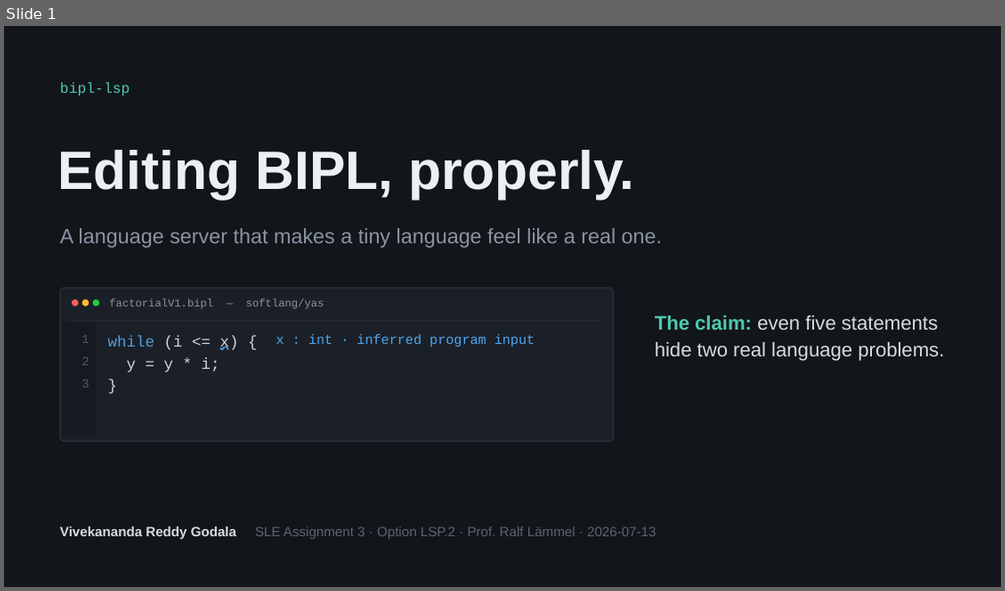
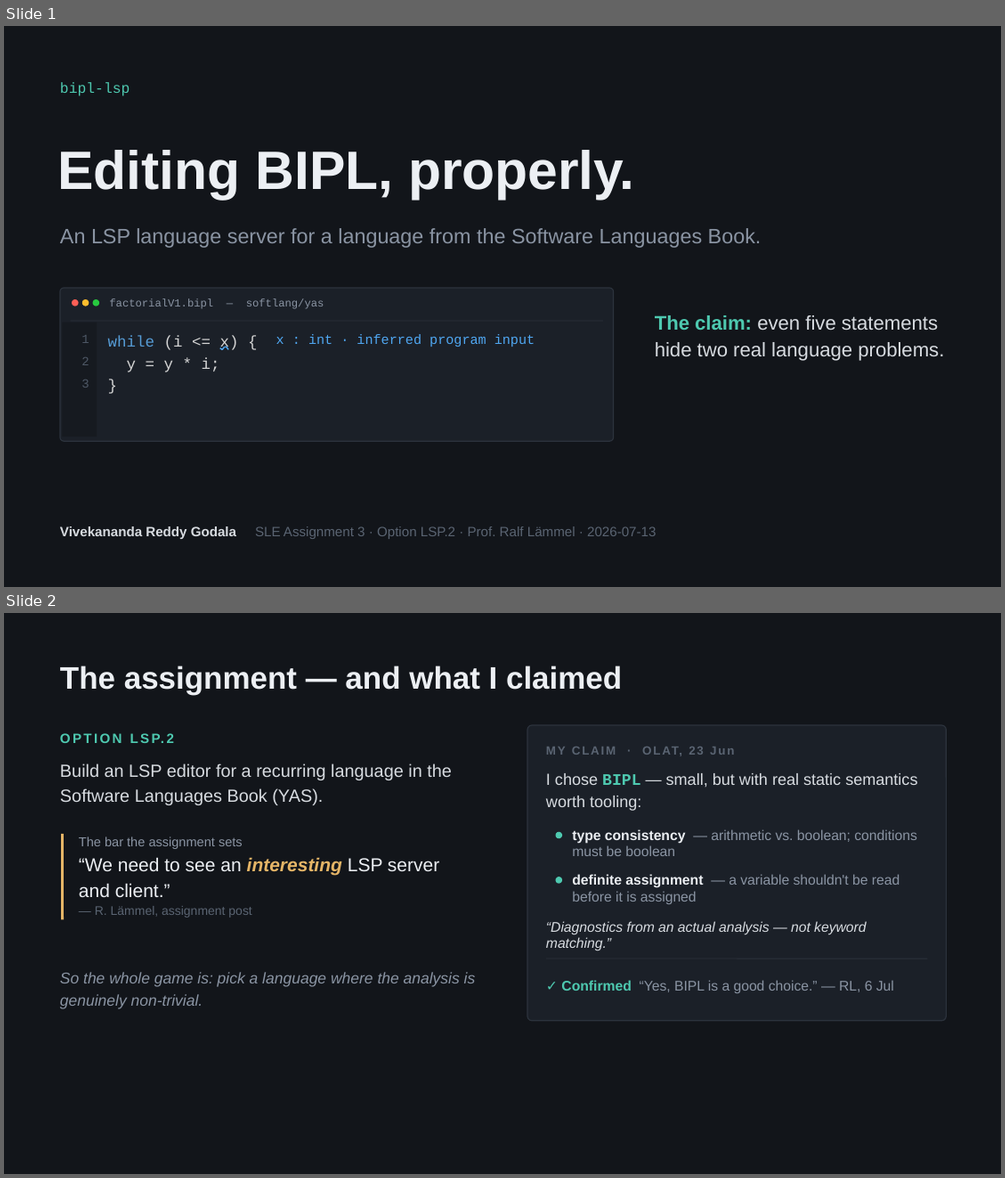
Before and after one commit to VivekanandaReddy3/sle-bipl-lsp, a slide deck: SLE_LSP_Vivekananda.pptx. Shown one above the other, each under a label of ours: slide 1 before the commit, slides 1 and 2 after it. The pictures are 1005x591 and 1005x1178 pixels, drawn with LibreOffice and Linux fonts; fonts in the diff are those of the drawing. Boxes give left, top, right and bottom in pixels: in the first picture for what was removed or moved away, otherwise in the second. Text is boxed around its words. In the diff, an @@ line names an element or a change of style, - is before the commit and + after.

```diff
--- a/SLE_LSP_Vivekananda.pptx
+++ b/SLE_LSP_Vivekananda.pptx
@@ slide 2 added at (4, 613, 1001, 1174), background #12151A @@
@@ text added at (60, 666, 622, 695), 30 pt, text #ECEFF3, bold @@
+The assignment — and what I claimed
@@ rounded rectangle added at (527, 725, 947, 1021), fill #1B2028, outline #2C333D 1 pt @@
@@ text added at (546, 738, 920, 761), 11.5 pt, text #5A6472, bold @@
+MY CLAIM · OLAT, 23 Jun
@@ text added at (60, 763, 452, 805), 17 pt, text #D7DBE0 @@
+Build an LSP editor for a recurring language in the Software Languages Book (YAS).
@@ text added at (129, 747, 695, 777), 13 pt, text #4EC9B0, bold @@
+OPTION LSP.2
@@ text added at (546, 773, 917, 811), 15.5 pt, text #D7DBE0 @@
+I chose BIPL — small, but with real static semantics worth tooling:
@@ line added from (63, 834) to (63, 919), #E5B567 2.5 pt @@
@@ text added at (79, 836, 439, 917), 18 pt, text #ECEFF3 @@
+The bar the assignment sets
+“We need to see an interesting LSP server and client.”
+— R. Lämmel, assignment post
@@ ellipse added at (556, 831, 563, 838), fill #4EC9B0 @@
@@ text added at (572, 829, 917, 856), 13.5 pt, text #8A94A3 @@
+type consistency — arithmetic vs. boolean; conditions must be boolean
@@ ellipse added at (556, 876, 563, 883), fill #4EC9B0 @@
@@ text added at (572, 874, 899, 904), 13.5 pt, text #8A94A3 @@
+definite assignment — a variable shouldn't be read before it is assigned
@@ text added at (546, 921, 866, 951), 13.5 pt, text #D7DBE0, italic @@
+“Diagnostics from an actual analysis — not keyword matching.”
@@ line added from (546, 958) to (928, 958), #2C333D 0.75 pt @@
@@ text added at (60, 972, 476, 1009), 15 pt, text #8A94A3, italic @@
+So the whole game is: pick a language where the analysis is genuinely non-trivial.
@@ text added at (561, 980, 894, 993), 13.5 pt, text #8A94A3 @@
+✓ Confirmed “Yes, BIPL is a good choice.” — RL, 6 Jul
@@ slide 1 changed as well @@
@@ text at (60, 228, 761, 248): text changed @@
-A language server that makes a tiny language feel like a real one.
+An LSP language server for a language from the Software Languages Book.
```
Also in this commit, not shown: 5 other slides changed, 2 other slides added, 2 slides removed, 2 other files.
